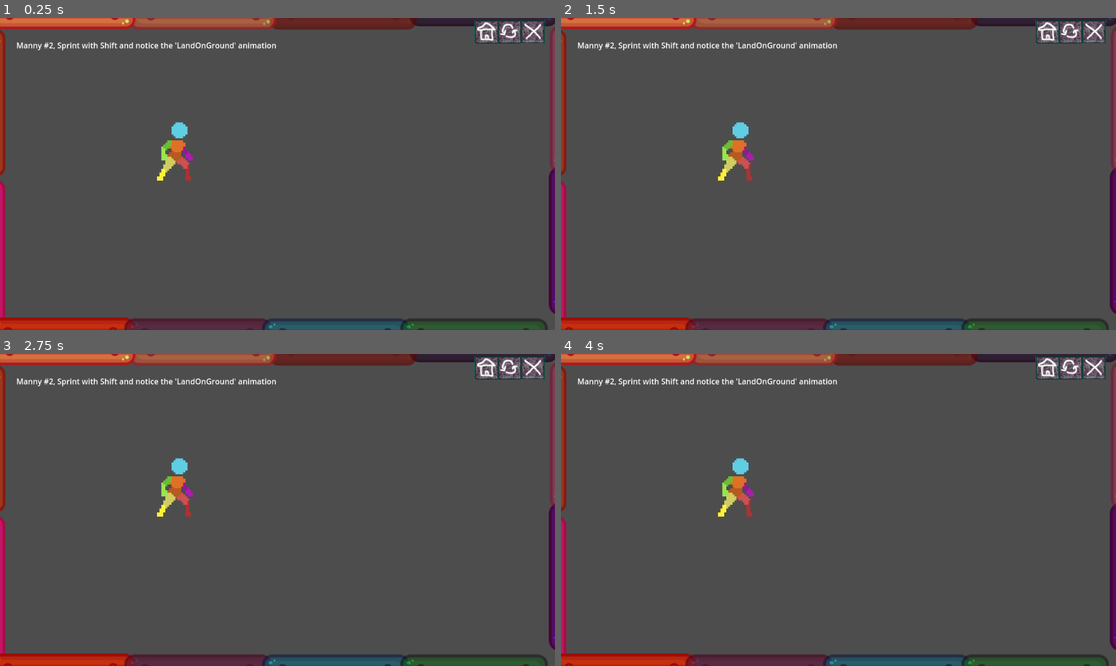
Above: before the commit, frames 1-4 (two rows, left to right).
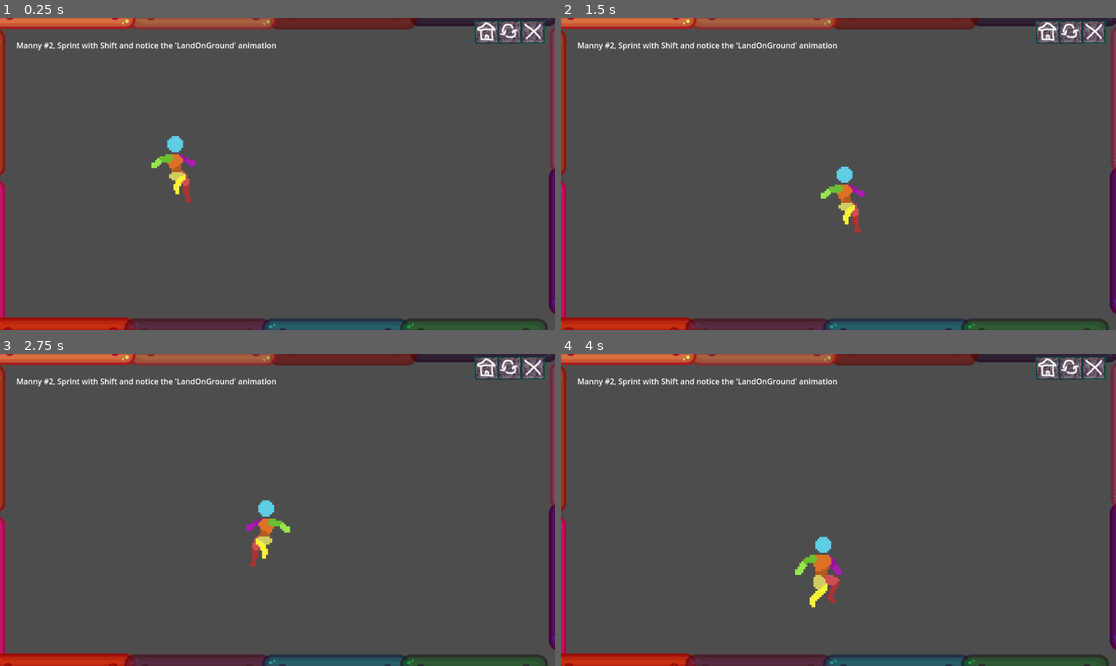
Above: after the commit, the same moments.

Repository: StevenPartridge/godot-learning
Game: Godot game, scene res://Manny2/MannysWorld2.tscn
The game is run twice, just before and just after one commit, with the same random seed, the same clock (stepped at 60 frames per second) and the same inputs. This scene is started directly instead of the project's main scene.
Inputs (mouse positions are in pixels of both pictures, inside the frame that each line leads up to):
- Up to frame 1 (0.25 s): no input
- Up to frame 2 (1.5 s): move the mouse to (960, 158) at 0.52 s; hold E (Interact) 0.53-1.28 s; hold Right (MoveRight) from 0.53 s (still down); tap W (Jump) at 0.77, 1.07 s; click (960, 158) at 0.8 s; move the mouse to (727, 189) at 1.27 s; click (727, 189) at 1.35 s
- Up to frame 3 (2.75 s): tap W (Jump) at 1.52, 1.55, 1.82, 2.1 s; move the mouse to (333, 441) at 2.02 s; release Right (MoveRight) at 2.03 s; hold A (MoveLeft) from 2.03 s (still down); hold E (Interact) from 2.03 s (still down)
- Up to frame 4 (4 s): move the mouse to (810, 572) at 2.77 s; release A (MoveLeft) at 2.78 s; release E (Interact) at 2.78 s; hold Right (MoveRight) from 2.78 s (still down); tap S (Crouch) at 2.85 s; tap W (Jump) at 3.02, 3.32, 3.77, 3.8 s; click (810, 572) at 3.05 s; move the mouse to (1005, 556) at 3.52 s; tap Down (GroundPound) at 3.6 s

The runs differ from the first frame. In frame 1, 0.9% of the frame differs, in the area x 27-36%, y 33-60%; in frame 2, 1.2%; in frame 3, 1.2%; in frame 4, 1.4%, in the area x 28-51%, y 33-82%.
Error before the commit: Parse Error: Invalid argument for "update_state()" function: argument 1 should be "State" but is "Manny2.gd.State". (res://Manny2/Manny2.gd:90)

Commit message:
I added new assets I got from itch, created a movable block. Need to adjust hitboxes and grab boxes

Diff:
--- /dev/null
+++ b/src/Interactive/MovableBlock/MovableBlock.tscn
@@ -0,0 +1,21 @@
+[gd_scene load_steps=3 format=3 uid="uid://g8mm8qgt803g"]
+
+[ext_resource type="Texture2D" uid="uid://cdlfbloalhu8s" path="res://assets/Assets 1024 Cave/Cave - Platforms.png" id="1_eegfk"]
+
+[sub_resource type="RectangleShape2D" id="RectangleShape2D_4orys"]
+size = Vector2(301, 313)
+
+[node name="MovableBlock" type="RigidBody2D"]
+mass = 40.0
+
+[node name="Sprite2D" type="Sprite2D" parent="."]
+scale = Vector2(0.5, 0.5)
+texture = ExtResource("1_eegfk")
+region_enabled = true
+region_rect = Rect2(667.71, 53.0429, 313.045, 328.188)
+region_filter_clip_enabled = true
+
+[node name="CollisionShape2D" type="CollisionShape2D" parent="." groups=["grabable"]]
+position = Vector2(0.5, -0.5)
+scale = Vector2(0.5, 0.5)
+shape = SubResource("RectangleShape2D_4orys")
--- a/src/Manny2/Manny2.gd
+++ b/src/Manny2/Manny2.gd
@@ -1,6 +1,6 @@
 extends CharacterBody2D
 
-enum State {
+enum Estate {
 	IDLE,
 	WALK,
 	JUMP,
@@ -18,8 +18,8 @@
 enum Direction { LEFT, RIGHT }
 var current_direction = Direction.RIGHT
 
-var current_state = State.JUMP
-var previous_state = State.IDLE
+var current_state = Estate.JUMP
+var previous_state = Estate.IDLE
 
 # Get the gravity from the project settings to be synced with RigidBody nodes.
 var gravity = ProjectSettings.get_setting("physics/2d/default_gravity")
@@ -83,58 +83,58 @@
 	return Input.is_action_pressed("Sprint")
 
 func handle_input():
-	if current_state == State.LAND and get_input_direction() == 0 and !is_crouching(): return
+	if current_state == Estate.LAND and get_input_direction() == 0 and !is_crouching(): return
 	if Input.is_action_just_pressed("Jump") and is_on_floor():
 		velocity.y = JUMP_VELOCITY
 	if !is_on_floor():
-		update_state(State.JUMP)
+		update_state(Estate.JUMP)
 	if is_press_left() and is_on_floor():
 		current_direction = Direction.LEFT
 		if is_sprinting():
-			update_state(State.RUN)
+			update_state(Estate.RUN)
 		else:
-			update_state(State.WALK)
+			update_state(Estate.WALK)
 		Manny.flip_h = true
 	if is_press_right() and is_on_floor():
 		current_direction = Direction.RIGHT
 		if is_sprinting():
-			update_state(State.RUN)
+			update_state(Estate.RUN)
 		else:
-			update_state(State.WALK)
+			update_state(Estate.WALK)
 		Manny.flip_h = false
 	if is_crouching():
-		update_state(State.CROUCH)
+		update_state(Estate.CROUCH)
 	elif is_on_floor() and get_input_direction() == 0:
-		update_state(State.IDLE)
+		update_state(Estate.IDLE)
 
-func update_state(state: State):
+func update_state(state: Estate):
 	# Update the state based on conditions, like landing
-	if is_on_floor() and previous_state == State.JUMP:
+	if is_on_floor() and previous_state == Estate.JUMP:
 		previous_state = current_state
-		current_state = State.LAND
+		current_state = Estate.LAND
 		return
 
 	previous_state = current_state
 	current_state = state
 
 func play_animation_based_on_state():
-	if current_state == State.LAND and Manny.animation == "LandOnGround" and get_input_direction() == 0:
+	if current_state == Estate.LAND and Manny.animation == "LandOnGround" and get_input_direction() == 0:
 		return
 
 	match current_state:
-		State.IDLE:
+		Estate.IDLE:
 			play_animation("Idle")
-		State.WALK:
+		Estate.WALK:
 			play_animation("Walk")
-		State.RUN:
+		Estate.RUN:
 			play_animation("Run")
-		State.JUMP:
+		Estate.JUMP:
 			play_animation("SmallJump")
-		State.LAND:
+		Estate.LAND:
 			play_animation("LandOnGround")
 			# Set a deferred call to switch to idle after the landing animation
 			call_deferred("_set_state_idle")
-		State.CROUCH:
+		Estate.CROUCH:
 			play_animation("CrouchIdle")
 		# Add cases for other states
 
@@ -146,4 +146,4 @@
 
 func _set_state_idle():
 	if is_on_floor():
-		update_state(State.IDLE)
+		update_state(Estate.IDLE)
--- a/src/Manny5/Manny5.tscn
+++ b/src/Manny5/Manny5.tscn
@@ -1204,7 +1204,7 @@
 texture_filter = 1
 scale = Vector2(2.72, 2.72)
 sprite_frames = SubResource("SpriteFrames_xn0fi")
-animation = &"LandOnGround"
+animation = &"PunchJab"
 autoplay = "Idle"
 
 [node name="CollisionShape2D" type="CollisionShape2D" parent="."]
--- a/src/Manny5/MannysWorld5.tscn
+++ b/src/Manny5/MannysWorld5.tscn
@@ -1,8 +1,9 @@
-[gd_scene load_steps=4 format=3 uid="uid://c1egf8n4j563a"]
+[gd_scene load_steps=5 format=3 uid="uid://c1egf8n4j563a"]
 
 [ext_resource type="PackedScene" uid="uid://f061epmdy5ix" path="res://Extras/WallFrame.tscn" id="1_15wtn"]
 [ext_resource type="PackedScene" uid="uid://bvbfkpdv1s02t" path="res://Extras/WallSection.tscn" id="3_2y4g8"]
 [ext_resource type="PackedScene" uid="uid://c2ubwtotplyjx" path="res://Manny5/Manny5.tscn" id="3_ie7oo"]
+[ext_resource type="PackedScene" uid="uid://g8mm8qgt803g" path="res://Interactive/MovableBlock/MovableBlock.tscn" id="4_malhj"]
 
 [node name="Node2D" type="Node2D"]
 
@@ -21,3 +22,7 @@
 
 [node name="Manny5" parent="." instance=ExtResource("3_ie7oo")]
 position = Vector2(470, 252)
+scale = Vector2(1.8, 1.8)
+
+[node name="MovableBlock" parent="." instance=ExtResource("4_malhj")]
+position = Vector2(699, 280)
Binary file added: src/assets/Assets 1024 Cave/Cave - BigRocks1.png
Not shown, added: src/assets/Assets 1024 Cave/Cave - BigRocks1.png.import
Binary file added: src/assets/Assets 1024 Cave/Cave - Floor.png
Not shown, added: src/assets/Assets 1024 Cave/Cave - Floor.png.import
Binary file added: src/assets/Assets 1024 Cave/Cave - Platforms.png
Not shown, added: src/assets/Assets 1024 Cave/Cave - Platforms.png.import
Binary file added: src/assets/Assets 1024 Cave/Cave - RockCombinations1.png
Not shown, added: src/assets/Assets 1024 Cave/Cave - RockCombinations1.png.import
Binary file added: src/assets/Assets 1024 Cave/Cave - SmallRocks.png
Not shown, added: src/assets/Assets 1024 Cave/Cave - SmallRocks.png.import
Binary file added: src/assets/Assets 1024 Cave/Square - Black.jpg
Not shown, added: src/assets/Assets 1024 Cave/Square - Black.jpg.import
(and 413 more such lines)
